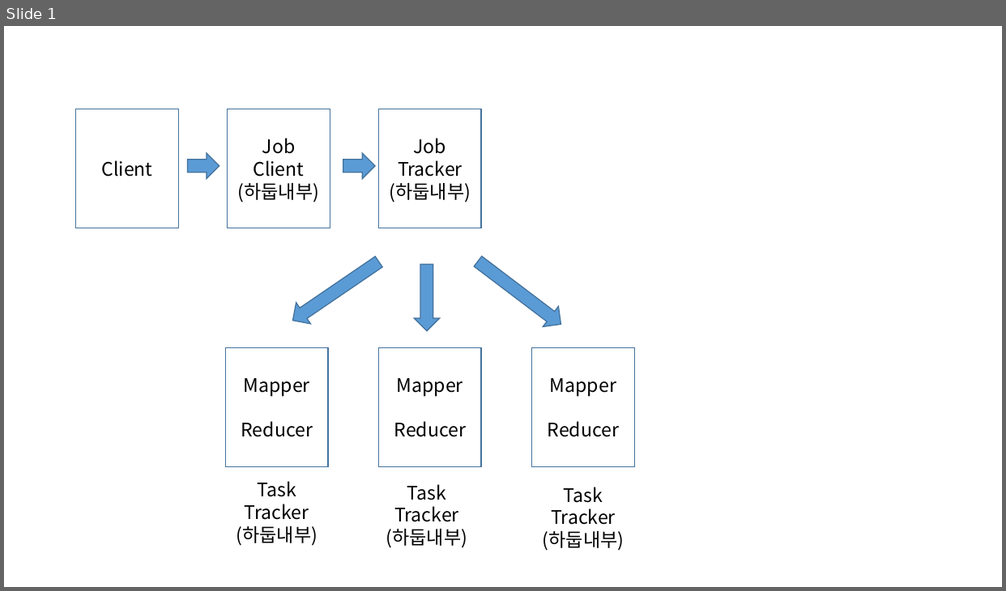
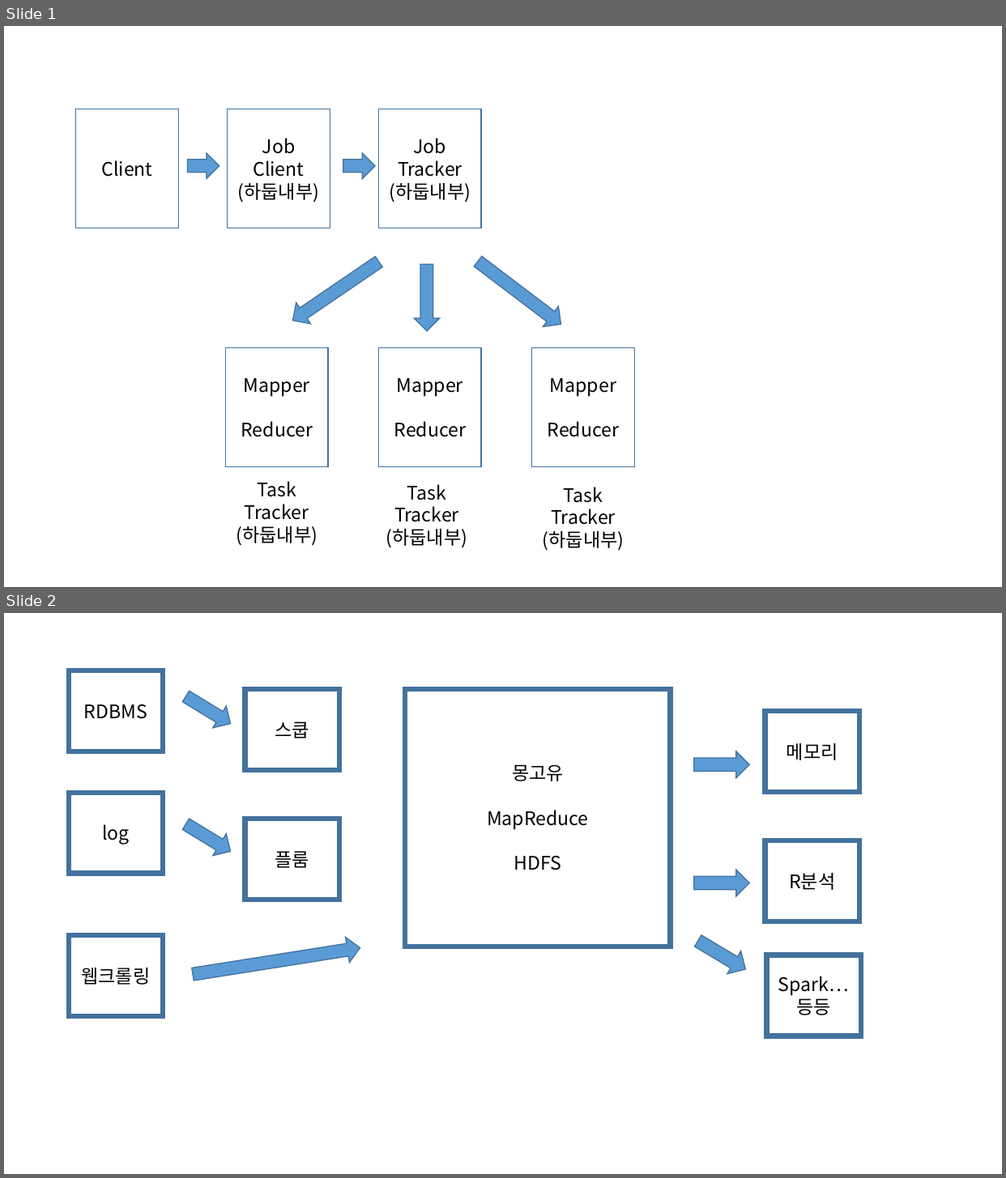
Before and after one commit to jaywagger/TIL, a slide deck: 6. 빅데이터/프레젠테이션1.pptx. Shown one above the other, each under a label of ours: slide 1 before the commit, slides 1 and 2 after it. The pictures are 1006x591 and 1006x1178 pixels, drawn with LibreOffice and Linux fonts; fonts in the diff are those of the drawing. Boxes give left, top, right and bottom in pixels: in the first picture for what was removed or moved away, otherwise in the second. Text is boxed around its words. In the diff, an @@ line names an element or a change of style, - is before the commit and + after.

```diff
--- a/6. 빅데이터/프레젠테이션1.pptx
+++ b/6. 빅데이터/프레젠테이션1.pptx
@@ slide 2 added at bbox=[4, 613, 1002, 1174], background #FFFFFF @@
@@ rectangle added at bbox=[68, 671, 163, 752], outline #43739E 5 pt, 18 pt, text #000000 @@
+RDBMS
@@ right arrow added at bbox=[180, 686, 237, 735], fill #5B9BD5, outline #43739E 1 pt @@
@@ rectangle added at bbox=[245, 689, 339, 770], outline #43739E 5 pt, 18 pt, text #000000 @@
+스쿱
@@ rectangle added at bbox=[405, 689, 671, 947], outline #43739E 5 pt, 18 pt, text #000000 @@
+몽고유
+MapReduce
+HDFS
@@ rectangle added at bbox=[765, 711, 859, 792], outline #43739E 5 pt, 18 pt, text #000000 @@
+메모리
@@ right arrow added at bbox=[694, 752, 750, 778], fill #5B9BD5, outline #43739E 1 pt @@
@@ rectangle added at bbox=[68, 793, 163, 874], outline #43739E 5 pt, 18 pt, text #000000 @@
+log
@@ right arrow added at bbox=[180, 813, 237, 862], fill #5B9BD5, outline #43739E 1 pt @@
@@ rectangle added at bbox=[245, 819, 339, 900], outline #43739E 5 pt, 18 pt, text #000000 @@
+플룸
@@ rectangle added at bbox=[765, 841, 859, 922], outline #43739E 5 pt, 18 pt, text #000000 @@
+R분석
@@ right arrow added at bbox=[694, 870, 750, 897], fill #5B9BD5, outline #43739E 1 pt @@
@@ rectangle added at bbox=[68, 935, 163, 1016], outline #43739E 5 pt, 18 pt, text #000000 @@
+웹크롤링
@@ right arrow added at bbox=[191, 935, 362, 987], fill #5B9BD5, outline #43739E 1 pt @@
@@ right arrow added at bbox=[691, 930, 752, 981], fill #5B9BD5, outline #43739E 1 pt @@
@@ rectangle added at bbox=[767, 955, 861, 1036], outline #43739E 5 pt, 18 pt, text #000000 @@
+Spark…등등
```
Also in this commit, not shown: 29 other files.
